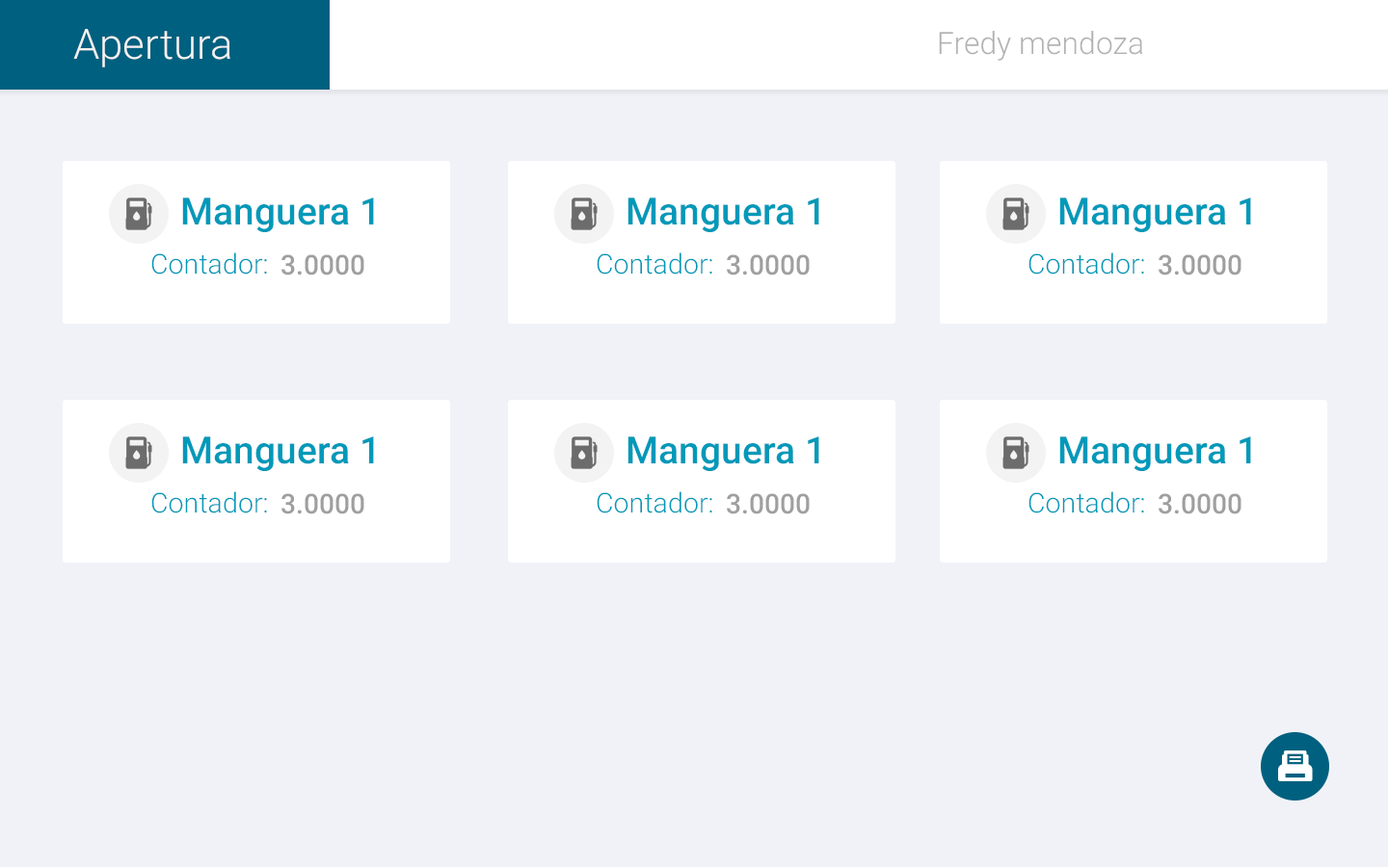
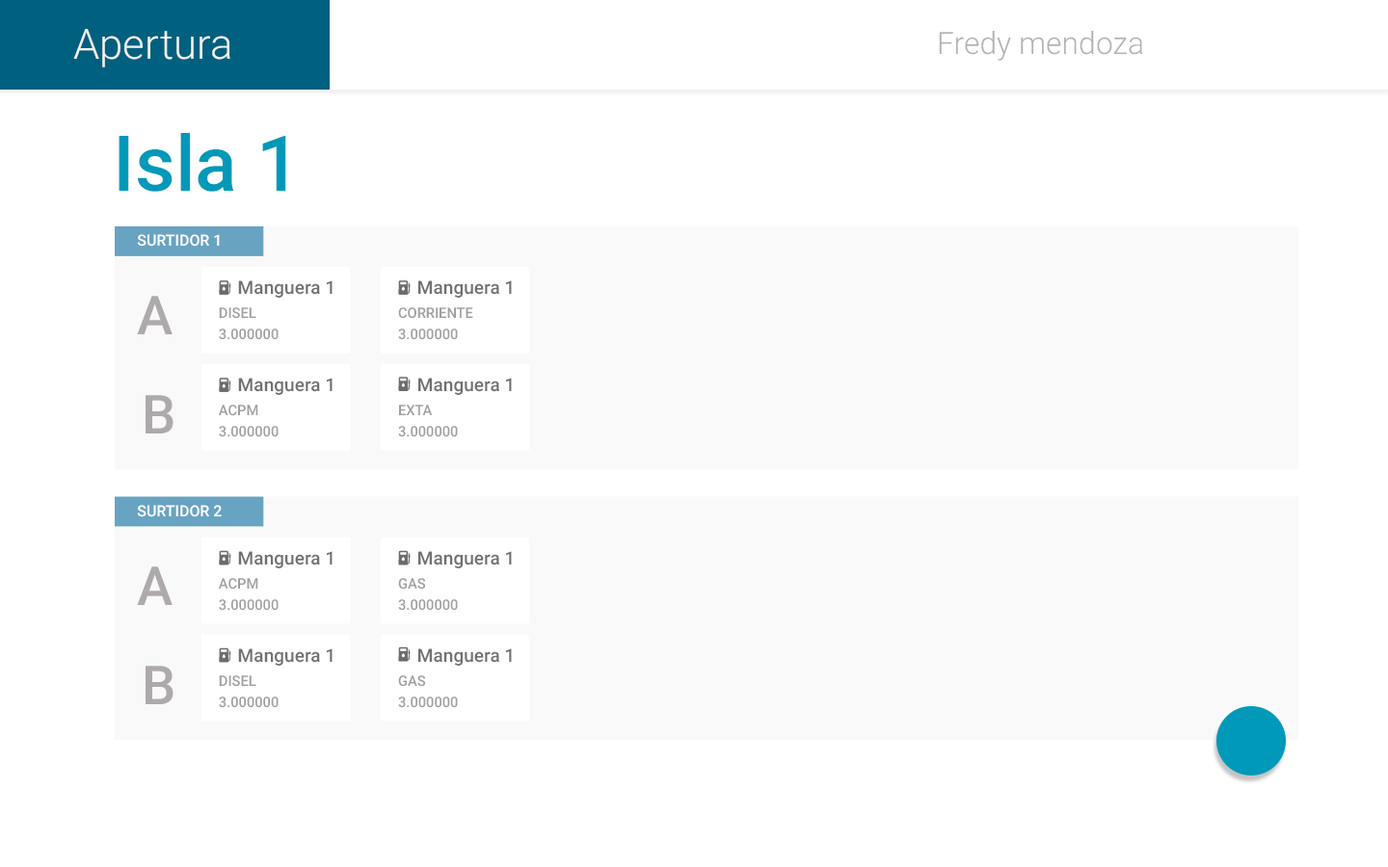
Layer changes from the first 1388px x 867px image to the second:
moved "Elipse 1" above "Isla 1", painted on it over left=108, top=184, right=1286, bottom=776
added group "Grupo 1" with 50 layers above "Fredy mendoza" over left=114, top=226, right=1298, bottom=756
moved "Manguera 1 copia 5" into group "Grupo 1", painted on it over left=418, top=436, right=1251, bottom=569
moved "Manguera 1 copia 4" into group "Grupo 1", painted on it over left=238, top=436, right=820, bottom=666
moved "Rectángulo redondeado 1 copia 4" into group "Grupo 1", painted on it over left=200, top=399, right=896, bottom=625
added layer "Rectángulo 3 copia" in group "Grupo 1" over left=114, top=496, right=1298, bottom=742
moved "Manguera 1 copia" into group "Grupo 1", painted on it over left=238, top=197, right=820, bottom=396
removed layer "Rectángulo redondeado 1 copia" over left=507, top=160, right=896, bottom=324
moved "Rectángulo redondeado 1 copia 5" into group "Grupo 1", painted on it over left=200, top=364, right=1327, bottom=563
moved "Forma 1 copia 2" into group "Grupo 1", painted on it over left=218, top=197, right=1030, bottom=295
renamed "3.0000 copia 2" to "DISEL", moved it into group "Grupo 1", painted on it over left=218, top=254, right=1242, bottom=319
renamed "Manguera 1 copia 2" to "Manguera 1", moved it into group "Grupo 1", painted on it over left=238, top=197, right=1251, bottom=298
moved "Rectángulo redondeado 1 copia 3" into group "Grupo 1", painted on it over left=62, top=266, right=451, bottom=563
renamed "Elipse 1 copia 5" to "Rectángulo 3", painted on it over left=114, top=226, right=1298, bottom=483
renamed "Forma 1" to "Rectángulo redondeado 3", hid it, moved it above "Rectángulo 1", painted on it over left=54, top=203, right=1321, bottom=813
removed layer "Rectángulo redondeado 1" over left=62, top=160, right=451, bottom=324
hid "Rectángulo 2" over left=0, top=89, right=1388, bottom=867
…and 61 more changes (37 added, 4 painted, 20 removed, 4 stack)
